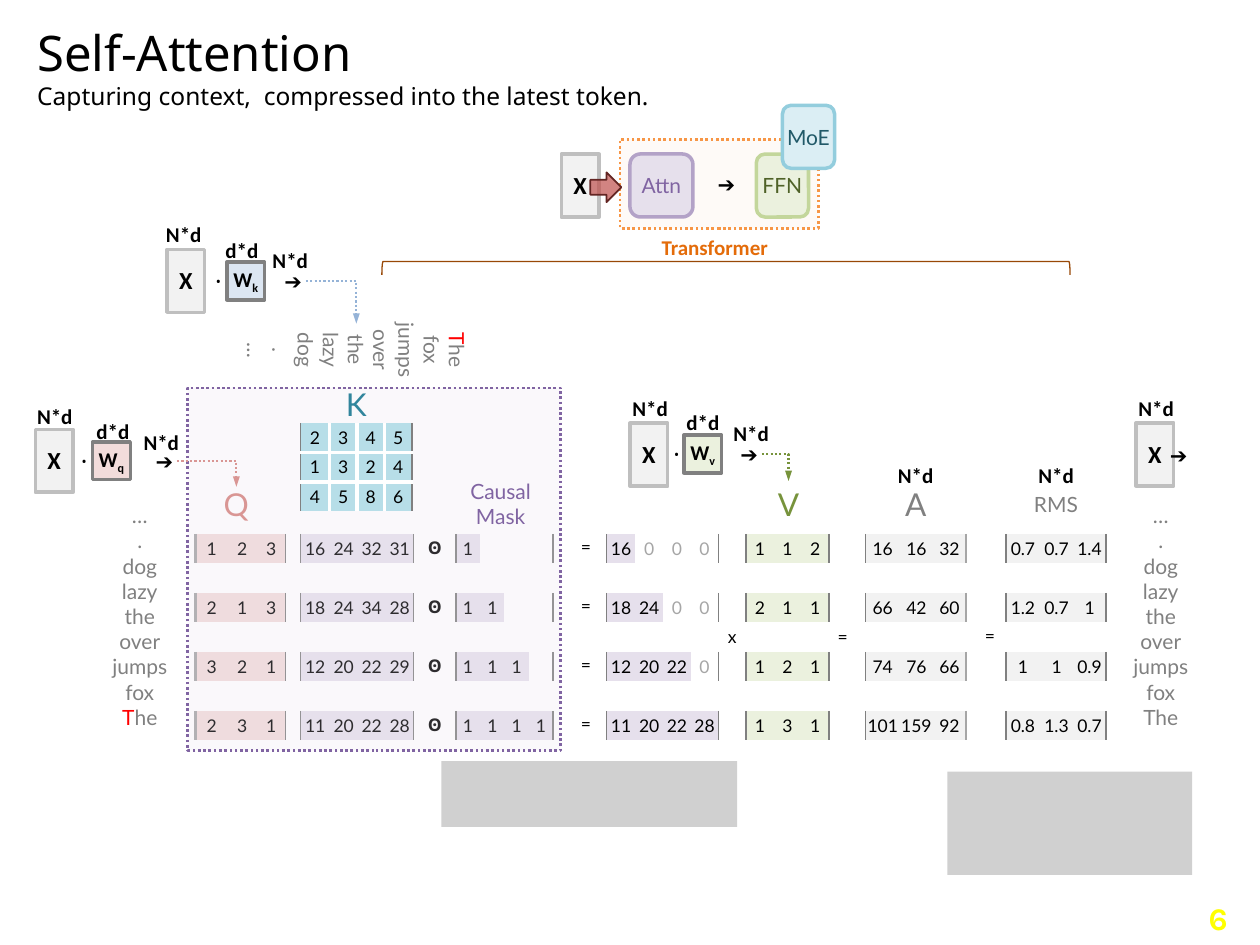
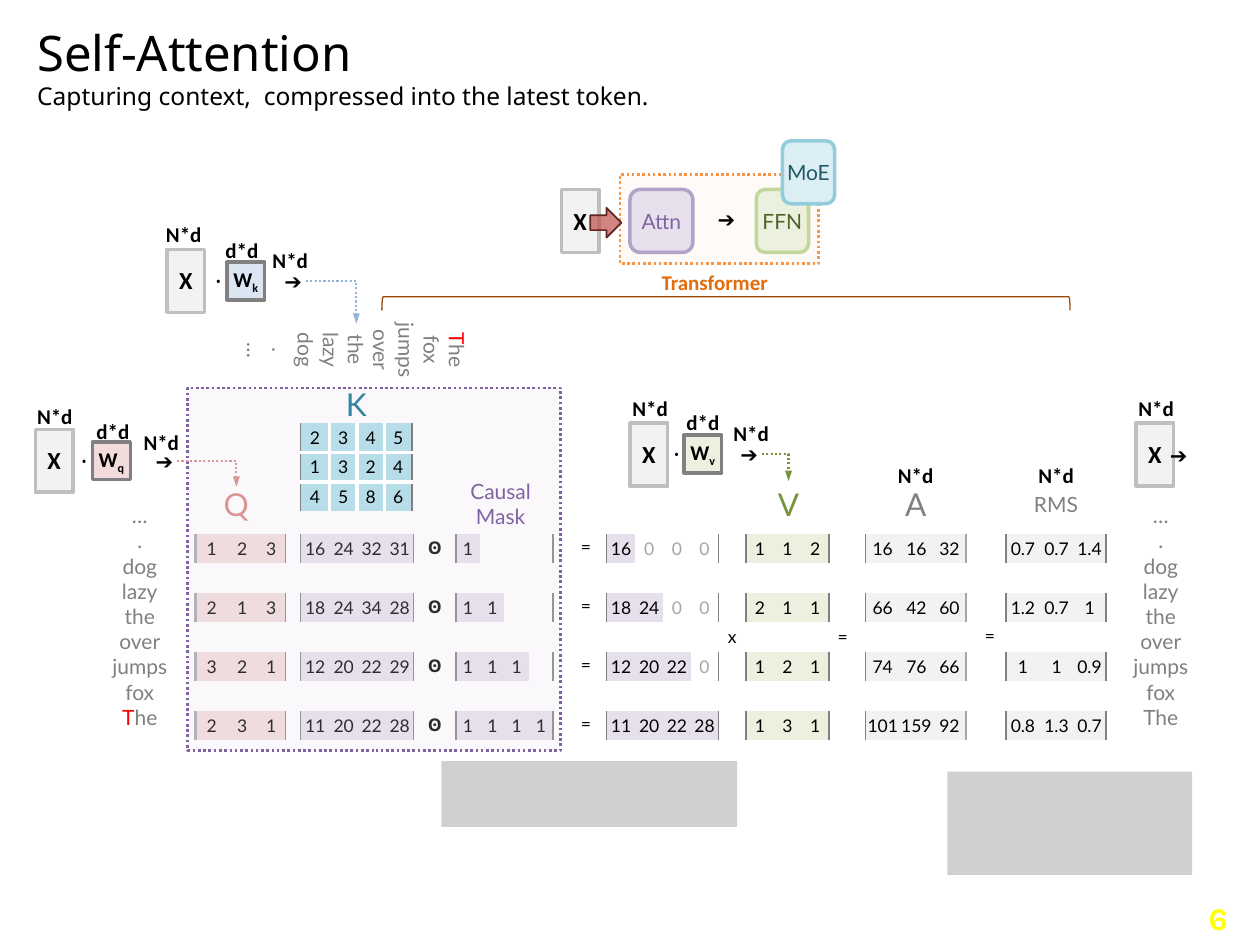
Before and after one commit to navibator/crazy-ai, a slide deck: slide 7 of gemma-v4.pptx. Drawn at 1260x945 pixels with LibreOffice and Linux fonts; fonts in the diff are those of the drawing; grey boxes stand for pictures; background and template pictures are left out. Boxes give left, top, right and bottom in pixels: in the first picture for what was removed or moved away, otherwise in the second. Text is boxed around its words. In the diff, an @@ line names an element or a change of style, - is before the commit and + after.

```diff
--- a/gemma-v4.pptx
+++ b/gemma-v4.pptx
@@ 3 rounded rectangles, 2 texts, 2 rectangles, 1 down arrow, 1 left bracket: place and size @@
-3 rounded rectangles, 2 texts, 2 rectangles, 1 down arrow, 1 left bracket at [382, 106, 1070, 275]
+3 rounded rectangles, 2 texts, 2 rectangles, 1 down arrow, 1 left bracket at [382, 141, 1070, 311]
```
Also in this commit, not shown: 2 other slides changed, 4 slides removed, 2 other files.
